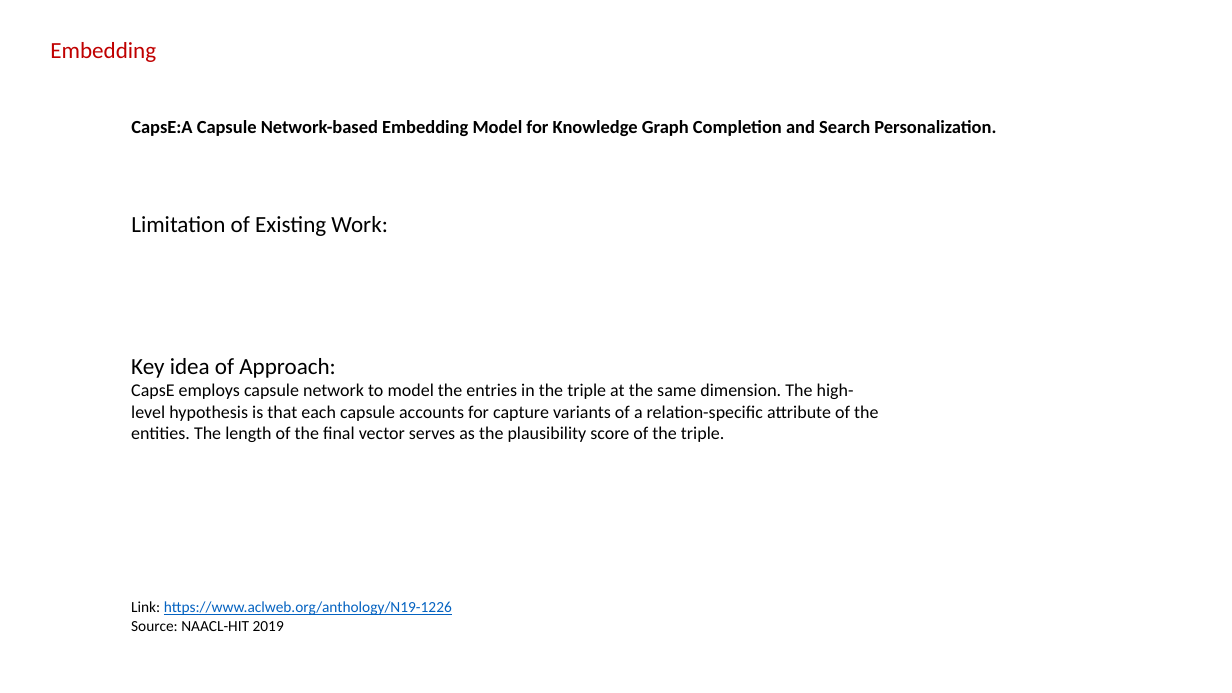
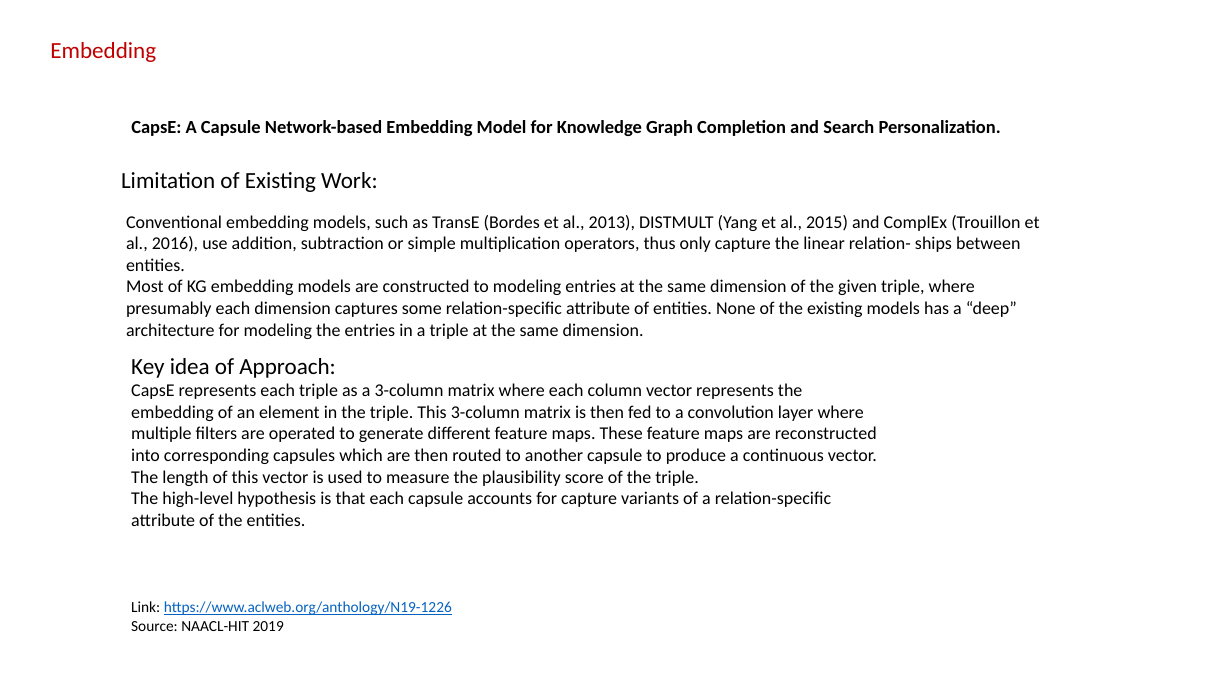
Before and after one commit to sylviawangfr/KGpaper, a slide deck: slide 15 of slides.pptx (slide 17 before the commit). Drawn at 1232x693 pixels with LibreOffice and Linux fonts; fonts in the diff are those of the drawing. Boxes give left, top, right and bottom in pixels: in the first picture for what was removed or moved away, otherwise in the second. Text is boxed around its words. In the diff, an @@ line names an element or a change of style, - is before the commit and + after.

```diff
--- a/slides.pptx
+++ b/slides.pptx
@@ title at (131,120,1001,136): spaces changed @@
-CapsE:A Capsule Network-based Embedding Model for Knowledge Graph Completion and Search Personalization.
+CapsE: A Capsule Network-based Embedding Model for Knowledge Graph Completion and Search Personalization.
@@ subtitle "Limitation of Existing Work:": place and size @@
-subtitle "Limitation of Existing Work:" at (131,216,387,236)
+subtitle "Limitation of Existing Work:" at (121,172,377,192)
@@ text added at (126,215,1040,339), 14 pt, text #000000 @@
+Conventional embedding models, such as TransE (Bordes et al., 2013), DISTMULT (Yang et al., 2015) and ComplEx (Trouillon et al., 2016), use addition, subtraction or simple multiplication operators, thus only capture the linear relation- ships between entities.
+Most of KG embedding models are constructed to modeling entries at the same dimension of the given triple, where presumably each dimension captures some relation-specific attribute of entities. None of the existing models has a “deep” architecture for modeling the entries in a triple at the same dimension.
@@ text at (131,383,877,526): text changed @@
-CapsE employs capsule network to model the entries in the triple at the same dimension. The high-level hypothesis is that each capsule accounts for capture variants of a relation-specific attribute of the entities. The length of the final vector serves as the plausibility score of the triple.
+CapsE represents each triple as a 3-column matrix where each column vector represents the embedding of an element in the triple. This 3-column matrix is then fed to a convolution layer where multiple filters are operated to generate different feature maps. These feature maps are reconstructed into corresponding capsules which are then routed to another capsule to produce a continuous vector. The length of this vector is used to measure the plausibility score of the triple.
+The high-level hypothesis is that each capsule accounts for capture variants of a relation-specific attribute of the entities.
```
Also in this commit, not shown: 1 other slide changed, 5 slides added.
